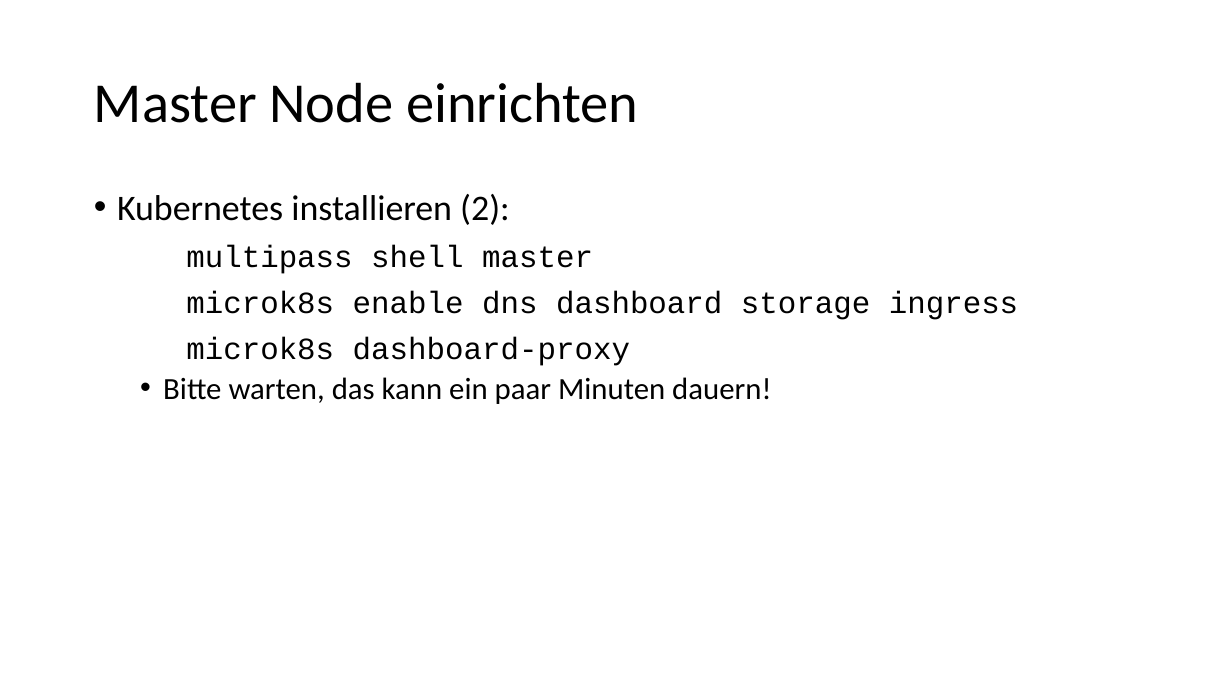
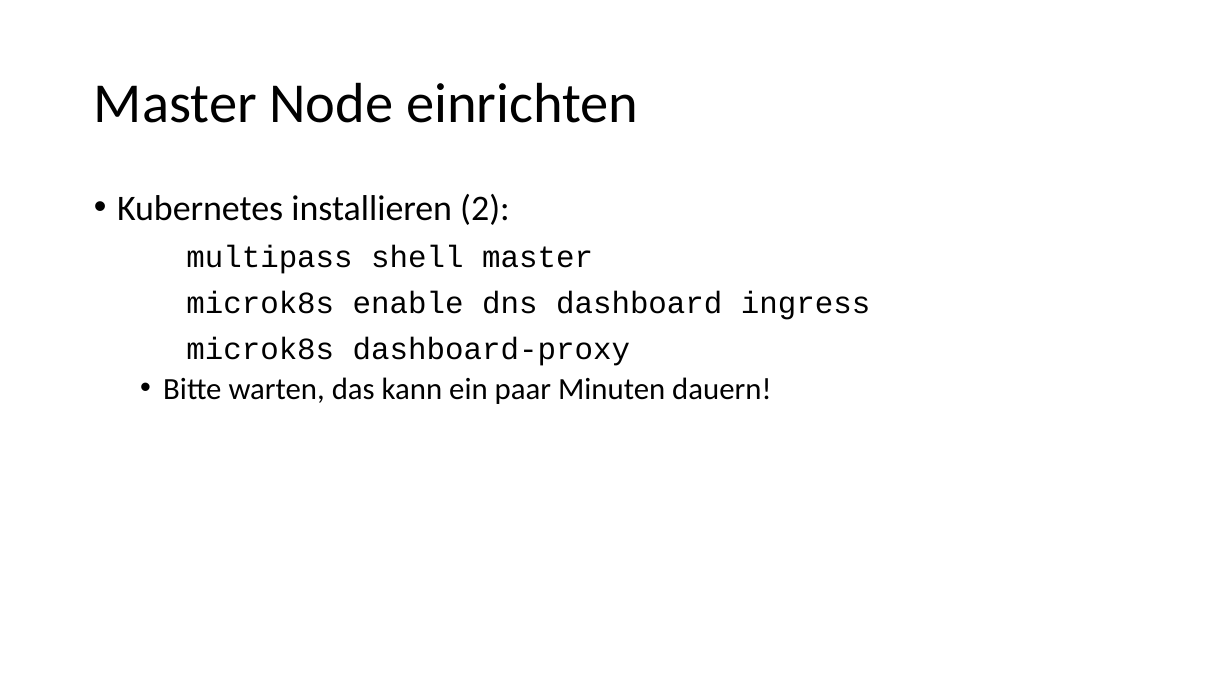
Before and after one commit to igeldo/PR4-SoSe23, a slide deck: slide 10 of sample/kubernetes/Bring your own device - Teil 1.pptx (slide 9 before the commit). Drawn at 1232x693 pixels with LibreOffice and Linux fonts; fonts in the diff are those of the drawing. Boxes give left, top, right and bottom in pixels: in the first picture for what was removed or moved away, otherwise in the second. Text is boxed around its words. In the diff, an @@ line names an element or a change of style, - is before the commit and + after.

```diff
--- a/sample/kubernetes/Bring your own device - Teil 1.pptx
+++ b/sample/kubernetes/Bring your own device - Teil 1.pptx
@@ text at (186,291,870,320): text changed @@
-microk8s enable dns dashboard storage ingress
+microk8s enable dns dashboard ingress
```
Also in this commit, not shown: 6 other slides changed, 3 slides added, 2 slides removed, 2 other files.
